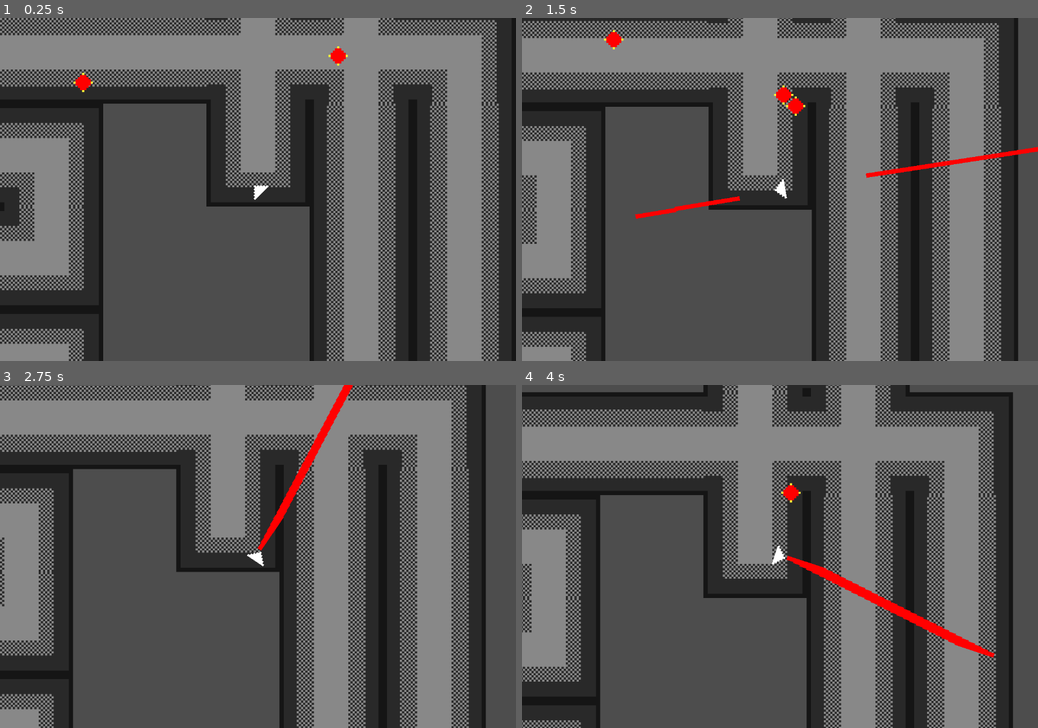
Above: before the commit, frames 1-4 (two rows, left to right).
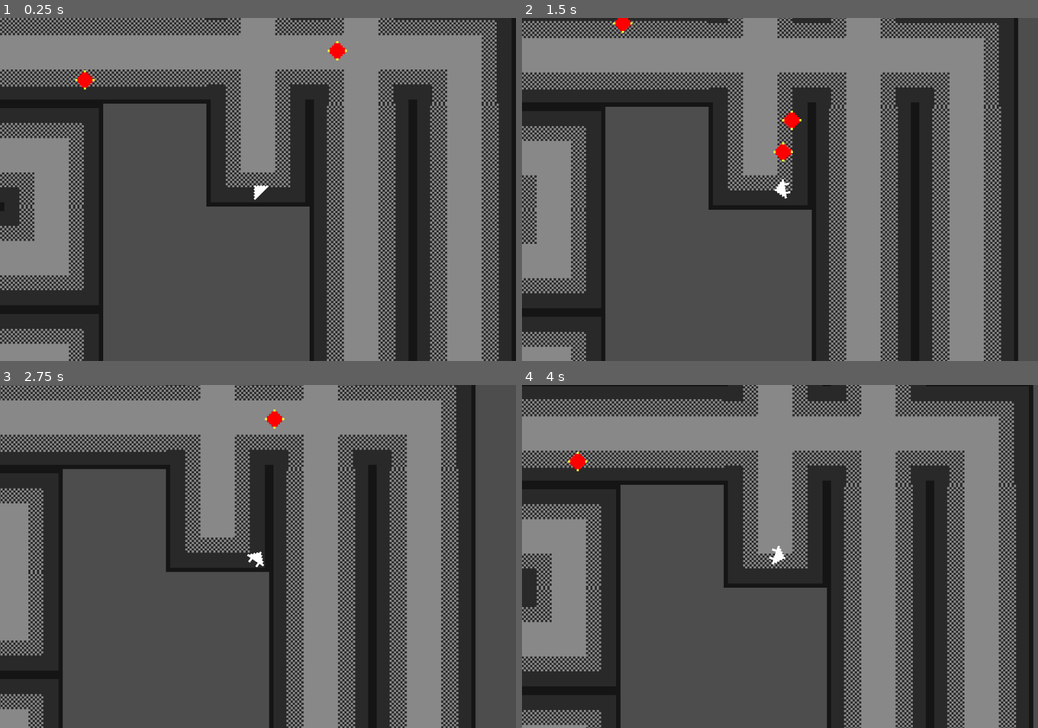
Above: after the commit, the same moments.

Repository: Ben1980/yaab
Game: Godot game, scene res://level.tscn
Same seed, same stepped clock (60 frames per second), same inputs: the game is played once before the commit and once after it.
Inputs (mouse positions are in pixels of both pictures, inside the frame that each line leads up to):
- Up to frame 1 (0.25 s): no input
- Up to frame 2 (1.5 s): move the mouse to (893, 172) at 0.52 s; press the mouse at (893, 172) at 0.53 s; hold D (move_right) 0.53-1.28 s; move the mouse to (676, 206) at 1.27 s; release the mouse at (676, 206) at 1.28 s; hold S (move_down) from 1.28 s (still down); click (676, 206) at 1.35 s
- Up to frame 3 (2.75 s): move the mouse to (309, 481) at 2.02 s; release S (move_down) at 2.03 s; press the mouse at (309, 481) at 2.03 s; hold D (move_right) from 2.03 s (still down)
- Up to frame 4 (4 s): move the mouse to (754, 625) at 2.77 s; release D (move_right) at 2.78 s; release the mouse at (754, 625) at 2.78 s; hold W (move_up) 2.78-3.53 s; click (754, 625) at 2.85 s; move the mouse to (934, 607) at 3.52 s; press the mouse at (934, 607) at 3.53 s; hold A (move_left) from 3.53 s (still down)

The runs differ from the first frame. In frame 1, 0.2% of the frame differs, in the area x 14-68%, y 6-22%; in frame 2, 1.4%; in frame 3, 26%; in frame 4, 40%, in the area x 0-100%, y 0-100%.

Commit message:
basic game mechanics are working

Diff:
--- a/enemy.gd
+++ b/enemy.gd
@@ -1,10 +1,10 @@
 extends CharacterBody2D
 
 
-@export var patrol_speed: float = 30.0
-@export var chase_speed: float = 60.0
-@export var vision_range: float = 150.0
-@export var direction_change_time: float = 2.0
+@export var PATROL_SPEED: float = 30.0
+@export var CHASE_SPEED: float = 60.0
+@export var VISION_RANGE: float = 150.0
+@export var DIRECTION_CHANGE_TIME: float = 2.0
 
 
 enum State { PATROL, CHASE }
@@ -20,11 +20,11 @@
 
 func _ready() -> void:
 	add_to_group("enemy")
-	call_deferred("actor_setup")
+	call_deferred("player_setup")
 
 
 func _physics_process(delta: float) -> void:
-	if player == null:
+	if player == null || !is_instance_valid(player):
 		return
 
 	var can_see_player = check_line_of_sight()
@@ -48,7 +48,7 @@
 	check_player_collision()
 
 
-func actor_setup() -> void:
+func player_setup() -> void:
 	await get_tree().physics_frame
 	player = get_tree().get_first_node_in_group("player")
 	pick_random_patrol_direction()
@@ -56,7 +56,7 @@
 
 func check_line_of_sight() -> bool:
 	var distance_to_player = global_position.distance_to(player.global_position)
-	if distance_to_player > vision_range:
+	if distance_to_player > VISION_RANGE:
 		return false
 
 	var space_state = get_world_2d().direct_space_state
@@ -73,11 +73,11 @@
 
 func patrol_behavior(delta: float) -> void:
 	patrol_timer += delta
-	if patrol_timer >= direction_change_time:
+	if patrol_timer >= DIRECTION_CHANGE_TIME:
 		patrol_timer = 0.0
 		pick_random_patrol_direction()
 
-	velocity = patrol_direction * patrol_speed
+	velocity = patrol_direction * PATROL_SPEED
 
 
 func chase_behavior() -> void:
@@ -90,7 +90,7 @@
 		pick_random_patrol_direction()
 		return
 
-	velocity = global_position.direction_to(target_pos) * chase_speed
+	velocity = global_position.direction_to(target_pos) * CHASE_SPEED
 
 
 func pick_random_patrol_direction() -> void:
@@ -123,3 +123,7 @@
 		var collider = collision.get_collider()
 		if collider.is_in_group("player") and collider.has_method("die"):
 			collider.die()
+
+
+func die() -> void:
+	queue_free()
--- a/enemy.tscn
+++ b/enemy.tscn
@@ -27,8 +27,6 @@
 collision_layer = 4
 collision_mask = 7
 script = ExtResource("1_qi2p4")
-patrol_speed = 20.0
-chase_speed = 50.0
 
 [node name="AnimatedSprite2D" type="AnimatedSprite2D" parent="."]
 sprite_frames = SubResource("SpriteFrames_iifgy")
--- a/laser.gd
+++ b/laser.gd
@@ -1,14 +1,20 @@
 extends Area2D
 
-@export var speed: float = 20
+@export var speed: float = 200
 
-var direction: Vector2
-
-# Called when the node enters the scene tree for the first time.
-func _ready() -> void:
-	pass # Replace with function body.
+var direction: Vector2 = Vector2.ZERO
 
 
 # Called every frame. 'delta' is the elapsed time since the previous frame.
-func _process(delta: float) -> void:
+func _physics_process(delta: float) -> void:
 	position += direction * speed * delta
+
+
+func _on_body_entered(body: Node2D) -> void:
+	if body.is_in_group("enemy") and body.has_method("die"):
+		body.die()
+	queue_free()
+
+
+func _on_visible_on_screen_notifier_2d_screen_exited() -> void:
+	queue_free()
--- a/laser.tscn
+++ b/laser.tscn
@@ -6,8 +6,8 @@
 size = Vector2(2, 19)
 
 [node name="Laser" type="Area2D"]
+collision_mask = 5
 script = ExtResource("1_fn5yt")
-speed = 200.0
 
 [node name="CollisionShape2D" type="CollisionShape2D" parent="."]
 position = Vector2(1, 9.5)
@@ -17,3 +17,8 @@
 offset_right = 2.0
 offset_bottom = 19.0
 color = Color(1, 0, 0, 1)
+
+[node name="VisibleOnScreenNotifier2D" type="VisibleOnScreenNotifier2D" parent="."]
+
+[connection signal="body_entered" from="." to="." method="_on_body_entered"]
+[connection signal="screen_exited" from="VisibleOnScreenNotifier2D" to="." method="_on_visible_on_screen_notifier_2d_screen_exited"]
--- a/level.gd
+++ b/level.gd
@@ -1,17 +1,12 @@
 extends Node2D
 
-var enemy_scene: PackedScene
 @export var enemy_count: int = 5
+
+const ENEMY_SCENE: PackedScene = preload("res://enemy.tscn")
 
 # Called when the node enters the scene tree for the first time.
 func _ready() -> void:
-	enemy_scene = preload("res://enemy.tscn")
 	call_deferred("spawn_enemies")
-
-
-# Called every frame. 'delta' is the elapsed time since the previous frame.
-func _process(delta: float) -> void:
-	pass
 
 
 func is_position_valid(pos: Vector2) -> bool:
@@ -23,7 +18,7 @@
 	return space_state.intersect_point(query).is_empty()
 
 
-func spawn_enemies():
+func spawn_enemies() -> void:
 	var floor_layer: TileMapLayer = $Floor
 	var used_cells = floor_layer.get_used_cells()
 
@@ -40,7 +35,7 @@
 		var spawn_pos = tile_center + offset
 
 		if is_position_valid(spawn_pos):
-			var enemy = enemy_scene.instantiate()
+			var enemy = ENEMY_SCENE.instantiate()
 			enemy.position = spawn_pos
 			add_child(enemy)
 			spawned += 1
--- a/level.tscn
+++ b/level.tscn
@@ -35,7 +35,6 @@
 
 [node name="Player" parent="." instance=ExtResource("2_vonw3")]
 position = Vector2(600, 328)
-SPEED = 30
 
 [node name="Camera2D" type="Camera2D" parent="Player"]
 zoom = Vector2(5, 5)
--- a/player.gd
+++ b/player.gd
@@ -1,31 +1,46 @@
 extends CharacterBody2D
 
 
-@export var SPEED = 1
+@export var SPEED: float = 30
+@export var COOLDOWN_TIME: float = 0.2
+
+var is_dead: bool = false
+var can_fire: bool = true
+
+const LASER_SCENE: PackedScene = preload("res://laser.tscn")
+
+@onready var sprite: AnimatedSprite2D = $AnimatedSprite2D
+@onready var fire_cooldown: Timer = $FireCooldown
 
 
-var is_dead: bool = false
-var laser_scene: PackedScene
-
-func get_input():
+func get_input() -> void:
 	look_at(get_global_mouse_position())
 	rotation += PI/2
 	var forward = transform.y.normalized() * -Input.get_axis("move_down", "move_up")
 	var strafe = transform.x.normalized() * Input.get_axis("move_left", "move_right")
 	velocity = (forward + strafe).normalized() * SPEED
 
-	if (Input.is_action_pressed("shoot")):
+
+func _input(event: InputEvent) -> void:
+	if Input.is_action_pressed("shoot"):
 		fire()
 
 
-func _physics_process(delta):
+func _physics_process(delta: float) -> void:
 	get_input()
+	update_animation()
 	move_and_slide()
 
 
-func _ready():
-	laser_scene = preload("res://laser.tscn")
+func _ready() -> void:
 	add_to_group("player")
+
+
+func update_animation() -> void:
+	if velocity.length() > 1.0:
+		sprite.play("walk")
+	else:
+		sprite.play("idle")
 
 
 func die() -> void:
@@ -36,8 +51,18 @@
 
 
 func fire() -> void:
-	var laser = laser_scene.instantiate()
+	if !can_fire:
+		return
+
+	can_fire = false
+
+	var laser = LASER_SCENE.instantiate()
 	laser.direction = (get_global_mouse_position() - global_position).normalized()
 	laser.global_position = global_position
 	laser.rotation = rotation - PI
 	get_parent().add_child(laser)
+	fire_cooldown.start(COOLDOWN_TIME)
+
+
+func _on_fire_cooldown_timeout() -> void:
+	can_fire = true
--- a/player.tscn
+++ b/player.tscn
@@ -34,3 +34,7 @@
 
 [node name="CollisionPolygon2D" type="CollisionPolygon2D" parent="."]
 polygon = PackedVector2Array(-5.5, 2.5, 5.5, 2.5, 0, -3)
+
+[node name="FireCooldown" type="Timer" parent="."]
+
+[connection signal="timeout" from="FireCooldown" to="." method="_on_fire_cooldown_timeout"]
